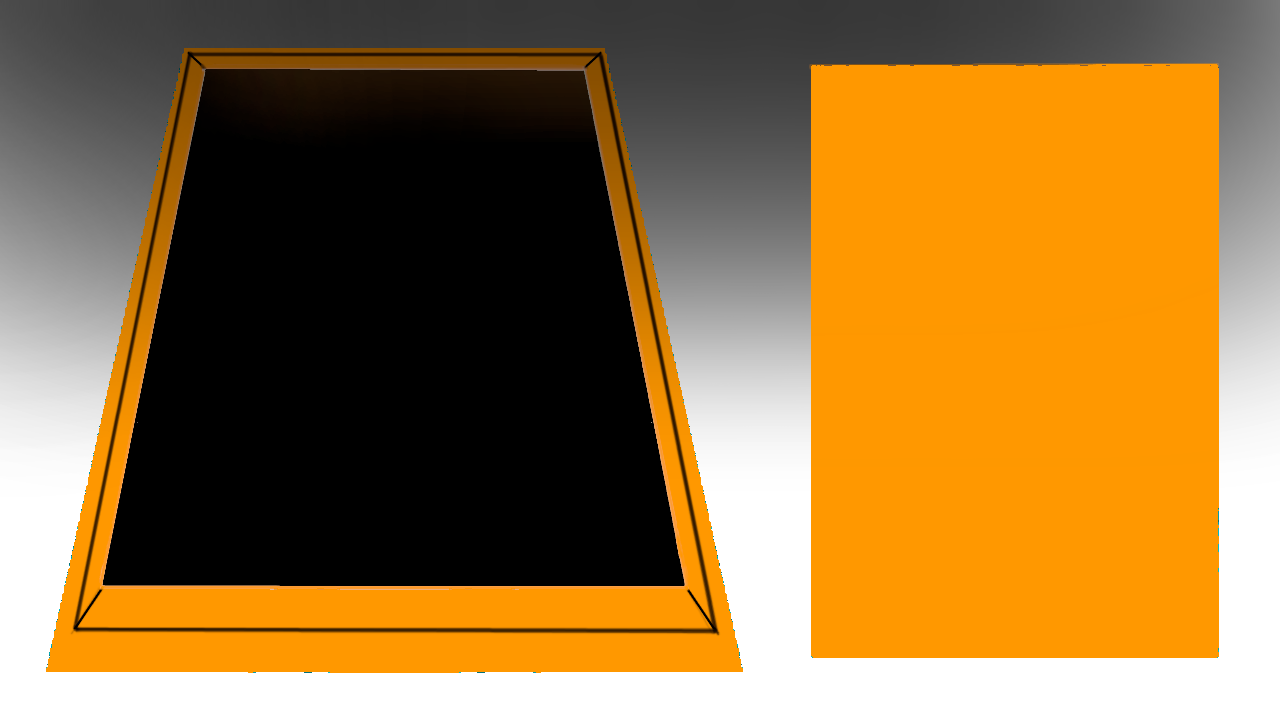
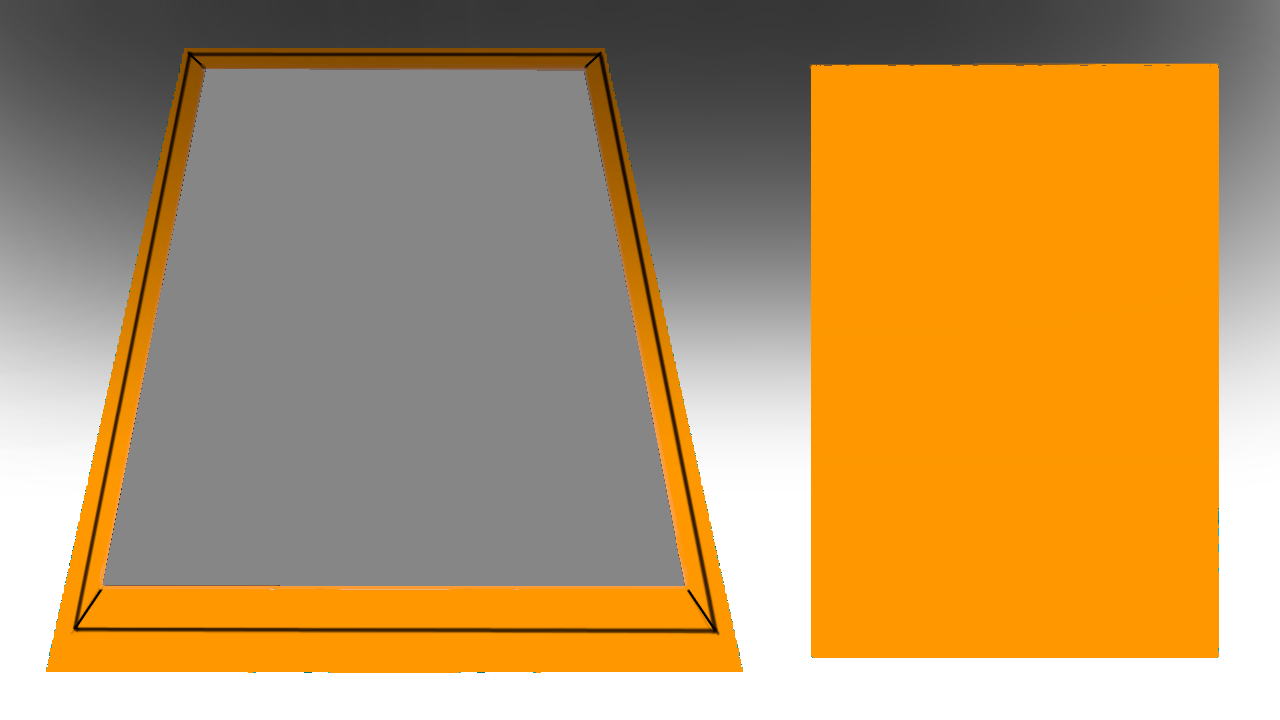
Layers edited between the first and the second w=1280, h=720 image:
painted on "board.png" over bbox(103, 69, 684, 586)
